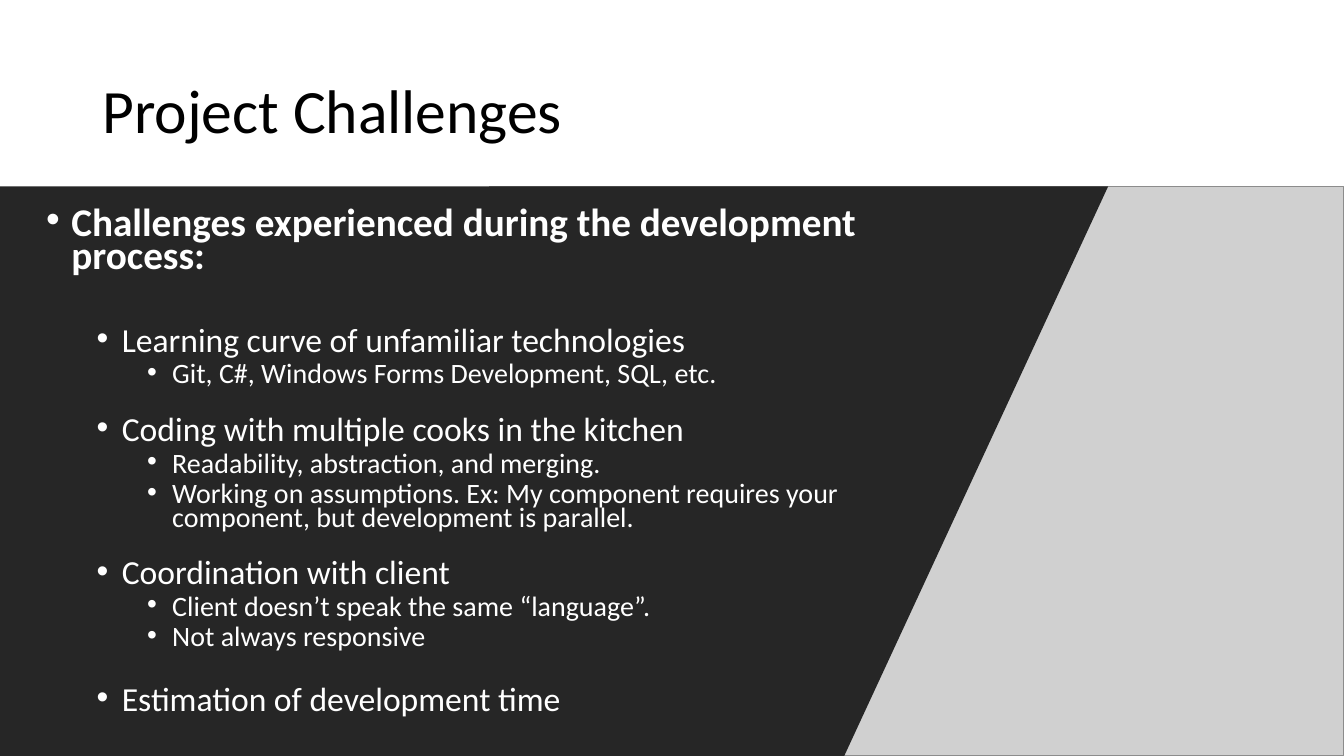
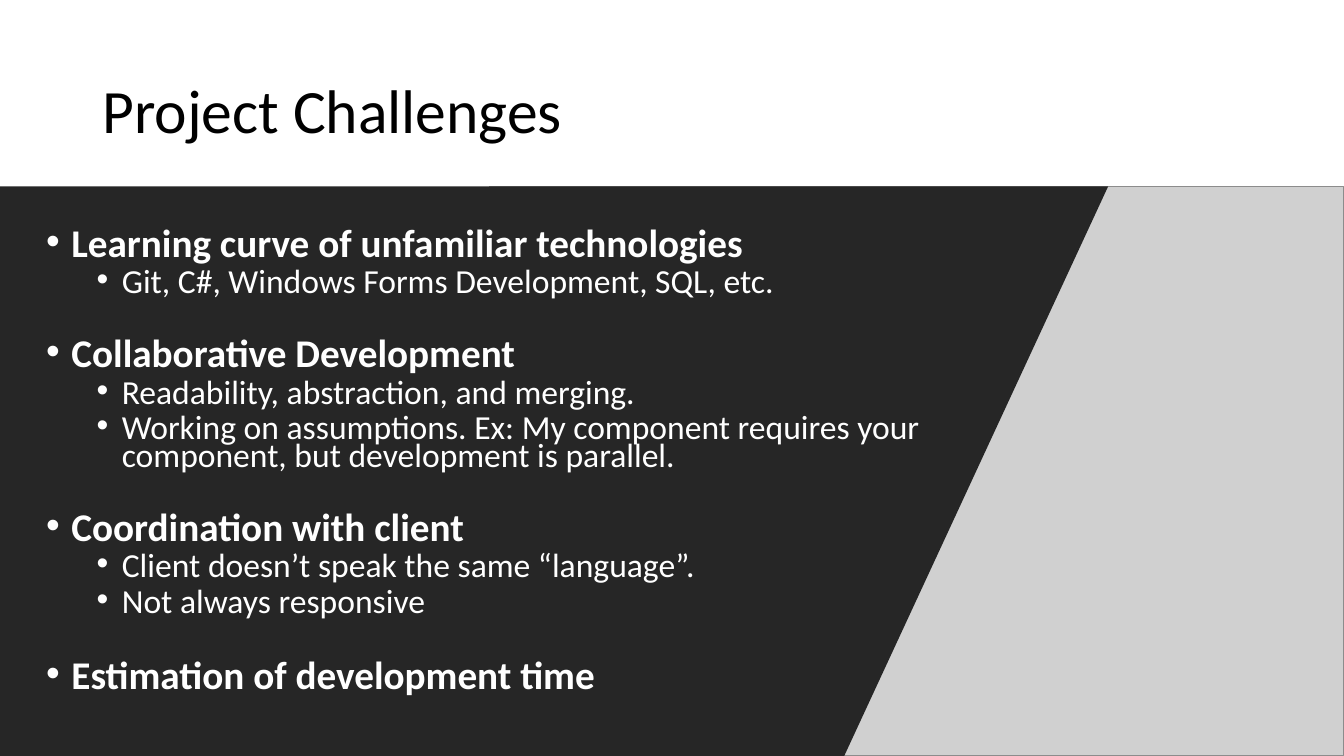
Before and after one commit to dustinfast/TeamPlayTracker, a slide deck: slide 4 of FinalReport/AWGADemo.pptx. Drawn at 1344x756 pixels with LibreOffice and Linux fonts; fonts in the diff are those of the drawing; grey boxes stand for pictures. Boxes give left, top, right and bottom in pixels: in the first picture for what was removed or moved away, otherwise in the second. Text is boxed around its words. In the diff, an @@ line names an element or a change of style, - is before the commit and + after.

```diff
--- a/FinalReport/AWGADemo.pptx
+++ b/FinalReport/AWGADemo.pptx
@@ text at bbox=[71, 208, 856, 275]: paragraph removed @@
-• Challenges experienced during the development process:
@@ text at bbox=[71, 229, 919, 695]: size 24 to 28 pt, bold on in "Learning curve of unfamiliar technologies", "Coordination with client", "Estimation of development time"; size 20 to 24 pt in "Git, C#, Windows Forms Development, SQL, etc.", "Readability, abstraction, and merging.", "Working on assumptions. Ex: My component requires ...", "Client doesn’t speak the same “language”." and 1 more places; list level 2 to 1 in "Learning curve of unfamiliar technologies"; list level 3 to 2 in "Git, C#, Windows Forms Development, ..."; list level 3 to 2 in "Readability, abstraction, and merging."; list level 3 to 2 in "Working on assumptions. Ex: My ..."; list level 2 to 1 in "Coordination with client"; list level 3 to 2 in "Client doesn’t speak the same ..."; list level 3 to 2 in "Not always responsive"; list level 2 to 1 in "Estimation of development time" @@
@@ text at bbox=[71, 339, 515, 373]: text changed; size 24 to 28 pt; bold on @@
-  • Coding with multiple cooks in the kitchen
+• Collaborative Development
```
Also in this commit, not shown: 5 other slides changed, 1 slide added.
